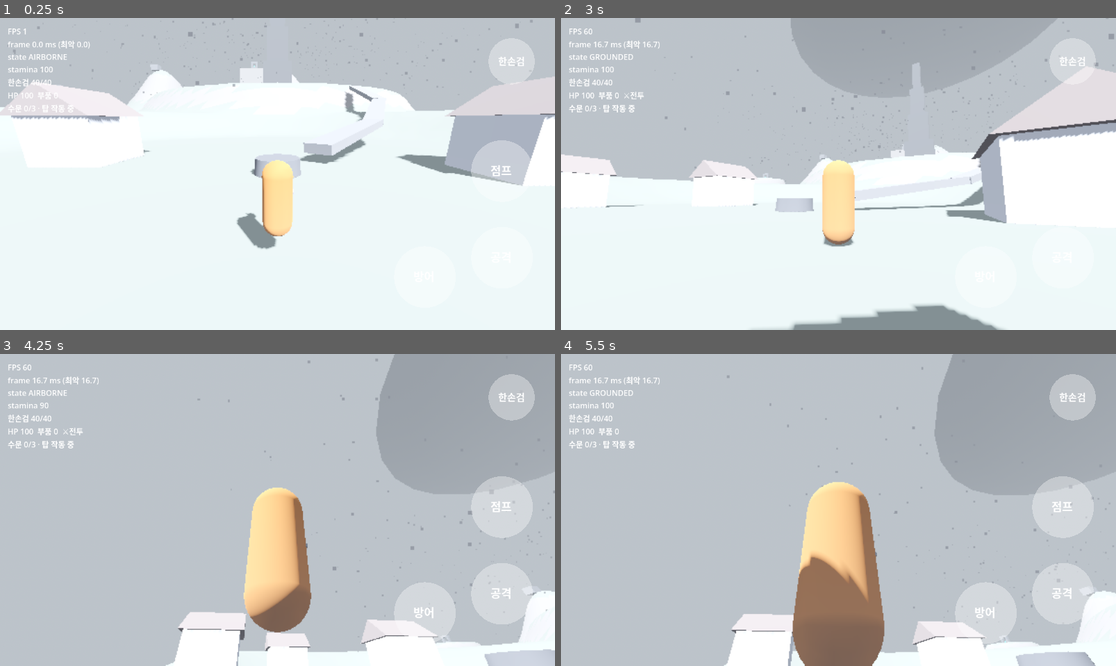
Above: before the commit, frames 1-4 (two rows, left to right).
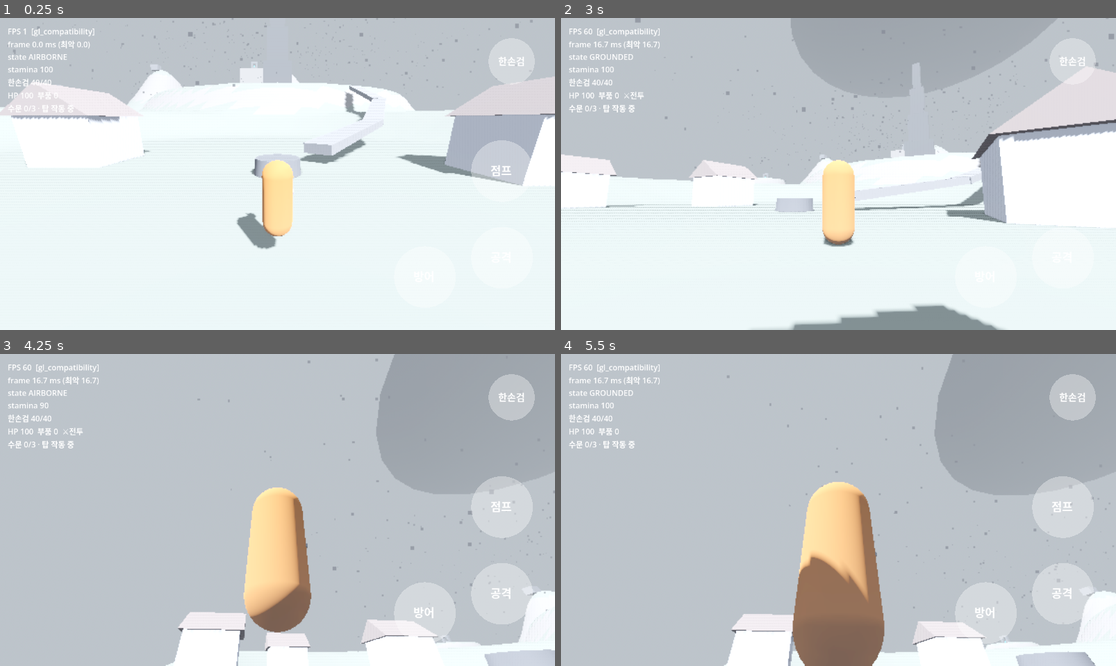
Above: after the commit, the same moments.

Repository: yeongkim0814-svg/Open-world
Game: Godot game, scene res://scenes/first_island.tscn
Same seed, same stepped clock (60 frames per second), same inputs: the game is played once before the commit and once after it.
Inputs (mouse positions are in pixels of both pictures, inside the frame that each line leads up to):
- Up to frame 1 (0.25 s): no input
- Up to frame 2 (3 s): move the mouse to (960, 158) at 0.52 s; hold D (move_right) 0.53-1.25 s; hold J (attack) 0.53-1.25 s; click (960, 158) at 0.67 s; tap Space (jump) at 0.77 s; drag from (727, 189) to (810, 236) at 1.27 s; move the mouse to (894, 105) at 2.02 s; hold D (move_right) 2.03-2.75 s; tap E (interact) at 2.1 s; drag from (810, 236) to (672, 127) at 2.77 s
- Up to frame 3 (4.25 s): move the mouse to (444, 556) at 3.52 s; hold A (move_left) from 3.53 s (still down); hold Ctrl (walk) from 3.53 s (still down); tap Space (jump) at 3.77 s
- Up to frame 4 (5.5 s): release A (move_left) at 4.25 s; release Ctrl (walk) at 4.25 s; drag from (672, 463) to (755, 432) at 4.27 s; move the mouse to (866, 510) at 5.02 s; hold S (move_back) from 5.03 s (still down); hold K (guard) from 5.03 s (still down); click (866, 510) at 5.17 s

The runs differ from the first frame. In frame 1, 0.1% of the frame differs, in the area x 4-81%, y 3-50%; in frame 2, 0.4%, in the area x 0-82%, y 3-73%; in frame 3, 0.1%; in frame 4, 0.1%.

Commit message:
chore: Forward+ 렌더러 실험 설정 (SSAO·SSIL·볼류메트릭 안개·글로우), HUD 렌더러 표시, 그래픽 개정 예정 메모
Co-Authored-By: Claude Opus 5.5 <noreply@anthropic.com>
Claude-Session: https://claude.ai/code/session_01PShdycDoYj1ffFPsLxdXpC

Diff:
--- a/project.godot
+++ b/project.godot
@@ -6,7 +6,7 @@
 
 config/name="Open World"
 run/main_scene="res://scenes/first_island.tscn"
-config/features=PackedStringArray("4.7", "Mobile")
+config/features=PackedStringArray("4.7", "Forward Plus")
 
 [display]
 
@@ -23,7 +23,8 @@
 
 [rendering]
 
-renderer/rendering_method="mobile"
+renderer/rendering_method="forward_plus"
+renderer/rendering_method.mobile="forward_plus"
 scaling_3d/scale=0.75
 
 [shader_globals]
--- a/scenes/first_island.tscn
+++ b/scenes/first_island.tscn
@@ -34,6 +34,18 @@
 fog_density = 0.004
 fog_height = 6.0
 fog_height_density = 0.04
+ssao_enabled = true
+ssao_radius = 2.0
+ssao_intensity = 3.0
+ssil_enabled = true
+ssil_radius = 4.0
+glow_enabled = true
+glow_intensity = 0.4
+glow_bloom = 0.05
+volumetric_fog_enabled = true
+volumetric_fog_density = 0.008
+volumetric_fog_albedo = Color(0.85, 0.88, 0.92, 1)
+volumetric_fog_length = 96.0
 
 [sub_resource type="ShaderMaterial" id="SeaMat"]
 shader = ExtResource("vshader")
--- a/scripts/nodes/debug_hud.gd
+++ b/scripts/nodes/debug_hud.gd
@@ -32,7 +32,7 @@
 	if _log_timer >= 3.0:
 		_log_timer = 0.0
 		print("PERF fps=%d avg_ms=%.1f worst_ms=%.1f" % [Engine.get_frames_per_second(), _avg_ms, _worst_ms])
-	var lines := ["FPS %d" % Engine.get_frames_per_second(), "frame %.1f ms (최악 %.1f)" % [_avg_ms, _worst_ms]]
+	var lines := ["FPS %d  [%s]" % [Engine.get_frames_per_second(), RenderingServer.get_current_rendering_method()], "frame %.1f ms (최악 %.1f)" % [_avg_ms, _worst_ms]]
 	if player and player.locomotion:
 		lines.append("state %s" % STATE_NAMES[player.locomotion.state])
 		lines.append("stamina %d%s" % [roundi(player.stamina.value), " (탈진)" if player.stamina.exhausted else ""])
Not shown, changed: docs/design/03-art-direction.md
Not shown, added: docs/perf/forward-plus-test.md
